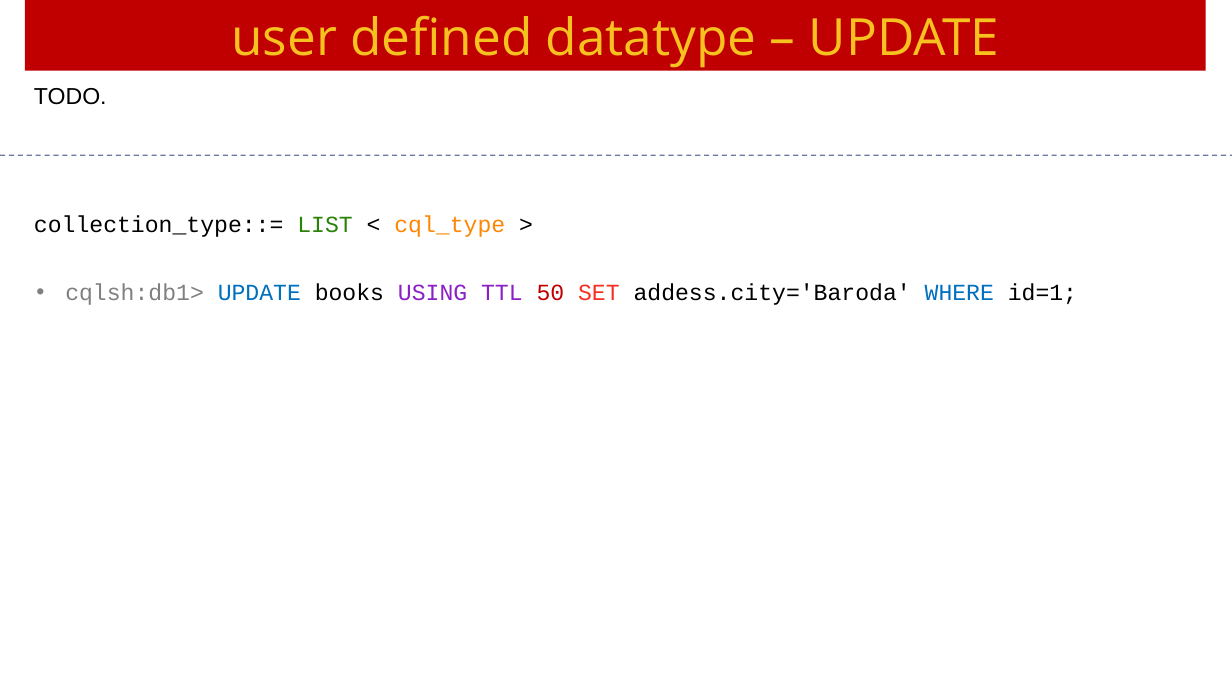
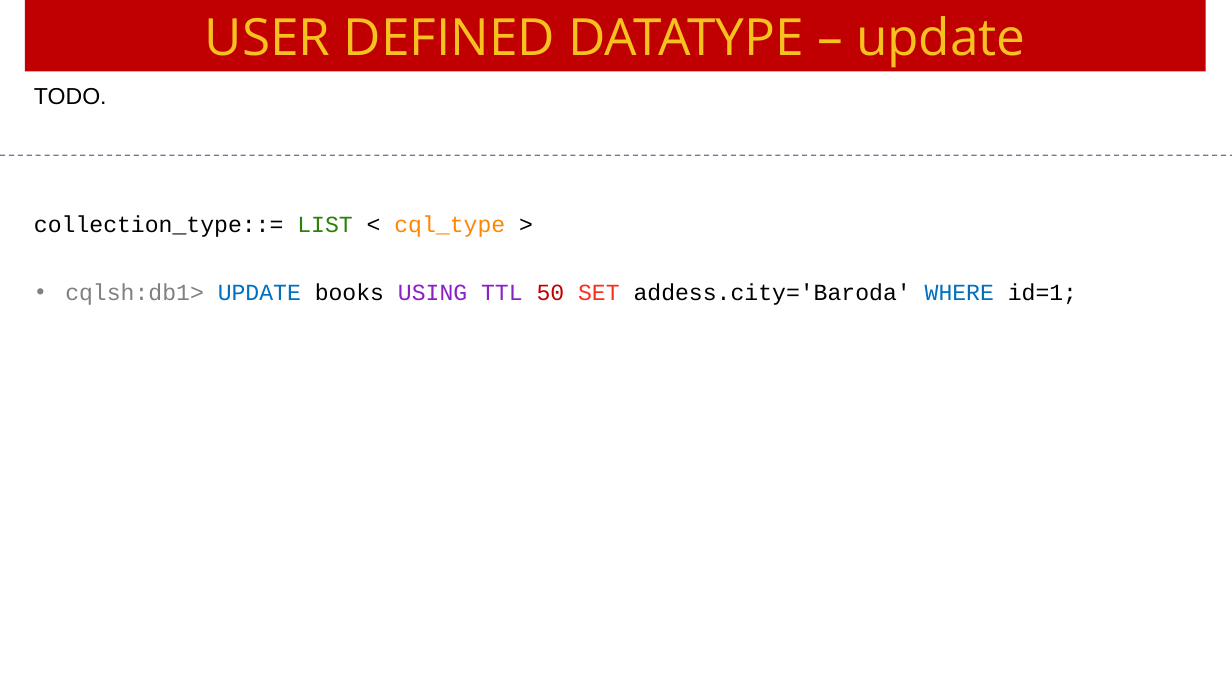
Before and after one commit to Saleel-Bagde/PPT-s, a slide deck: slide 51 of Cassandra Ver3.pptx. Drawn at 1232x693 pixels with LibreOffice and Linux fonts; fonts in the diff are those of the drawing. Boxes give left, top, right and bottom in pixels: in the first picture for what was removed or moved away, otherwise in the second. Text is boxed around its words. In the diff, an @@ line names an element or a change of style, - is before the commit and + after.

```diff
--- a/Cassandra Ver3.pptx
+++ b/Cassandra Ver3.pptx
@@ text in rectangle at <box>205,16,1026,68</box>: text changed @@
-user defined datatype – UPDATE
+USER DEFINED DATATYPE – update
```
Also in this commit, not shown: 21 other slides changed.
